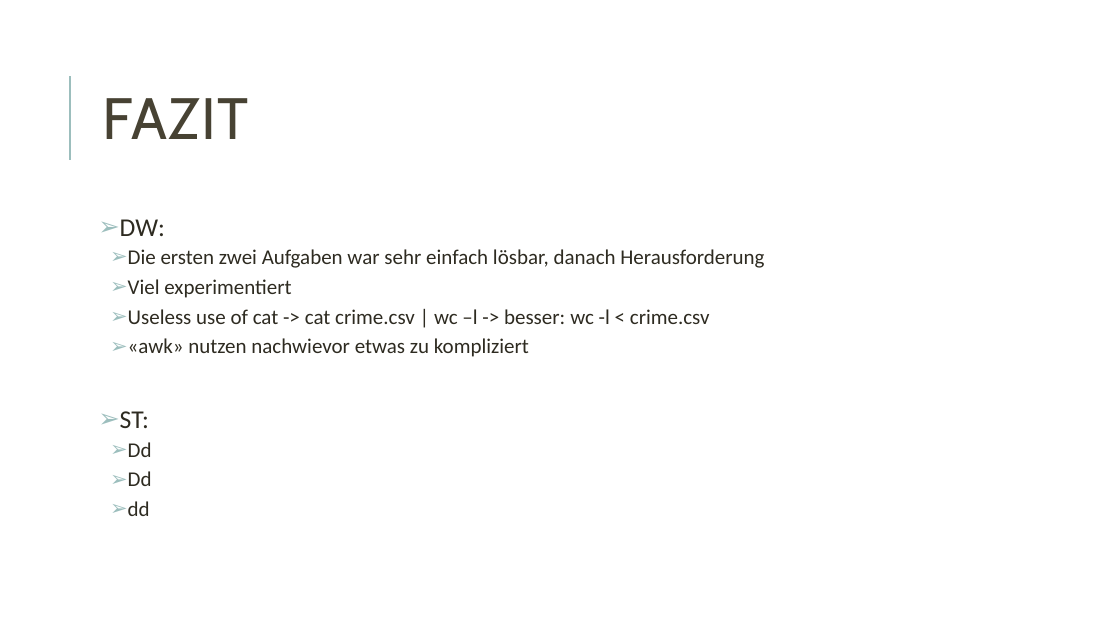
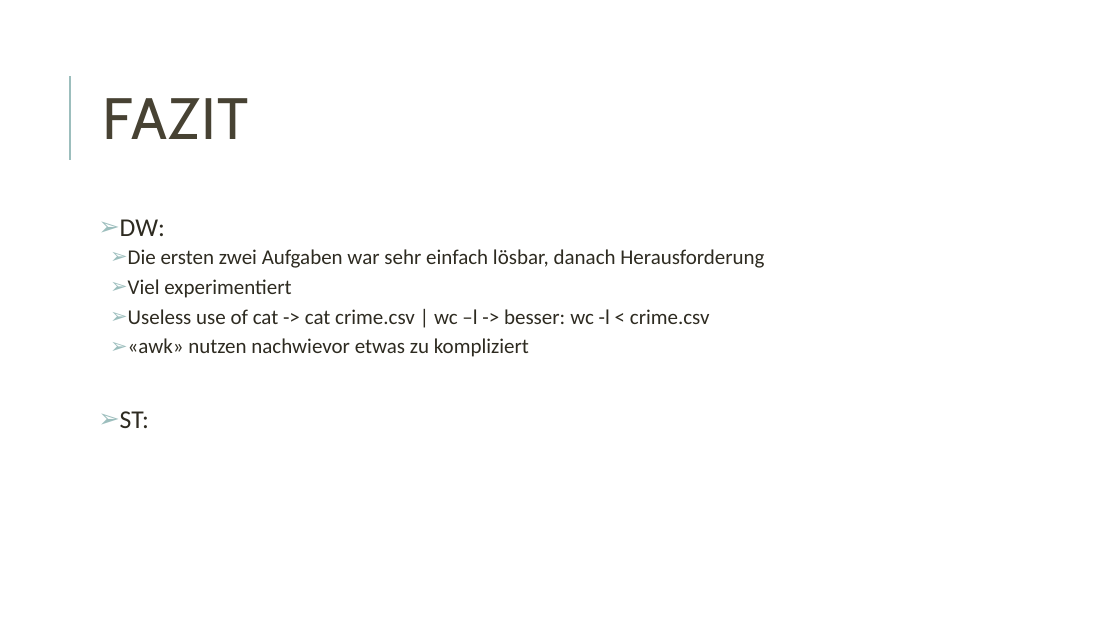
Before and after one commit to xXx-DoMoDo-xXx/bashscripting_crime, a slide deck: slide 9 of Bash-scripting-crime-statistic.pptx. Drawn at 1120x630 pixels with LibreOffice and Linux fonts; fonts in the diff are those of the drawing. Boxes give left, top, right and bottom in pixels: in the first picture for what was removed or moved away, otherwise in the second. Text is boxed around its words. In the diff, an @@ line names an element or a change of style, - is before the commit and + after.

```diff
--- a/Bash-scripting-crime-statistic.pptx
+++ b/Bash-scripting-crime-statistic.pptx
@@ text at bbox=[128, 442, 152, 516]: paragraphs removed @@
-  ➢ Dd
-  ➢ Dd
-  ➢ dd
```
Also in this commit, not shown: 1 slide added, 1 slide removed, 3 other files.
